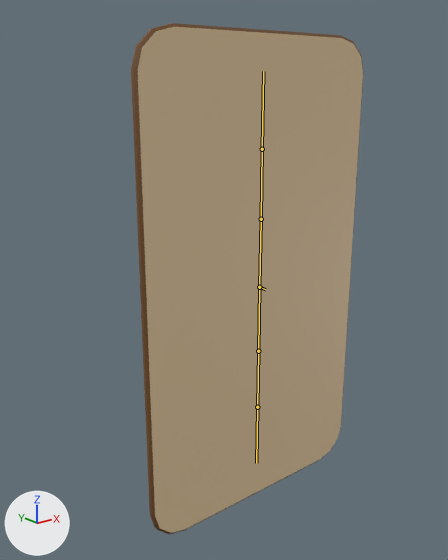
Before and after pictures for a commit that changed the FBX model Assets/Game/Art/VFX/Card/Teste/FinalCard.fbx.
One viewpoint serves both versions: a camera (50 mm lens) standing at (-0.447, -0.494, 0.216) and looking at (0.016, 0.085, -0.015). The lights are fixed; the arrows at lower left show +X, +Y and +Z. The first picture is the older version. The bones that change, and the others that lie on the model, are drawn over the model as lines.

The first picture shows 'Card'.
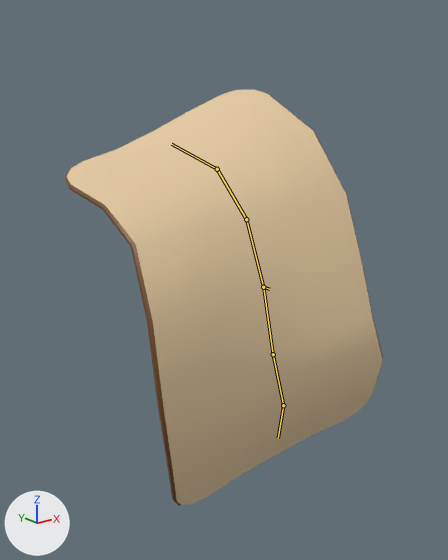
The newer file adds an action. The first version stands in its rest pose; the second is drawn at frame 12 of the action 'Armature|Steal_Mid'.

Location of each change, (x1, y1, x2, y2) in pixels of the pictures (448 x 560 px):
'Card', posed (37% wider, 19% shorter): before (131, 23, 363, 534); after (65, 90, 383, 505)
bone 'Bone', root to tip: before (259, 287) to (265, 289); after (263, 287) to (269, 289)
bone 'Bone.001', root to tip: before (259, 287) to (261, 219); after (263, 287) to (246, 219)
bone 'Bone.002', root to tip: before (261, 219) to (262, 149); after (246, 219) to (217, 169)
bone 'Bone.003', root to tip: before (262, 149) to (263, 71); after (217, 169) to (171, 144)
bone 'Bone.004', root to tip: before (259, 287) to (258, 351); after (263, 287) to (273, 354)
bone 'Bone.005', root to tip: before (258, 351) to (257, 407); after (273, 354) to (283, 405)
bone 'Bone.006', root to tip: before (257, 407) to (256, 463); after (283, 405) to (278, 438)

The change, as a list of edits to the scene's bpy script:
```text
Change bone_bone:
    where bone_bone = bpy.data.objects['Armature'].pose.bones['Bone']
    bone_bone.location: (0.0, 0.0, 0.0) -> (0.0, 0.006, 0.002)
Change bone_bone_001:
    where bone_bone_001 = bpy.data.objects['Armature'].pose.bones['Bone.001']  # child of 'Bone'
    bone_bone_001.rotation_quaternion: (1.0, 0.0, 0.0, 0.0) -> (0.98, -0.2, 0.0, 0.0)  # degrees (0, 0, 0) -> degrees (-23, 0, 0)
Change bone_bone_002:
    where bone_bone_002 = bpy.data.objects['Armature'].pose.bones['Bone.002']  # child of 'Bone.001'
    bone_bone_002.rotation_quaternion: (1.0, 0.0, 0.0, 0.0) -> (0.977, -0.214, -0.008, -0.01)  # degrees (0, 0, 0) -> degrees (-25, -1, -1)
Change bone_bone_003:
    where bone_bone_003 = bpy.data.objects['Armature'].pose.bones['Bone.003']  # child of 'Bone.002'
    bone_bone_003.rotation_quaternion: (1.0, 0.0, 0.0, 0.0) -> (0.944, -0.247, -0.21, 0.06)  # degrees (0, 0, 0) -> degrees (-32, -22, 13)
    bone_bone_003.scale: (1.0, 1.0, 1.0) -> (1.0, 1.26, 1.0)
Change bone_bone_004:
    where bone_bone_004 = bpy.data.objects['Armature'].pose.bones['Bone.004']  # child of 'Bone'
    bone_bone_004.rotation_quaternion: (1.0, 0.0, 0.0, 0.0) -> (0.993, -0.121, 0.0, 0.0)  # degrees (0, 0, 0) -> degrees (-14, 0, 0)
Change bone_bone_005:
    where bone_bone_005 = bpy.data.objects['Armature'].pose.bones['Bone.005']  # child of 'Bone.004'
    bone_bone_005.rotation_quaternion: (1.0, 0.0, 0.0, 0.0) -> (0.983, 0.122, 0.058, -0.122)  # degrees (0, 0, 0) -> degrees (13, 8, -13)
Change bone_bone_006:
    where bone_bone_006 = bpy.data.objects['Armature'].pose.bones['Bone.006']  # child of 'Bone.005'
    bone_bone_006.rotation_quaternion: (1.0, 0.0, 0.0, 0.0) -> (0.967, 0.244, 0.066, -0.033)  # degrees (0, 0, 0) -> degrees (28, 8, -2)
    bone_bone_006.scale: (1.0, 1.0, 1.0) -> (1.0, 1.21, 1.0)
```
